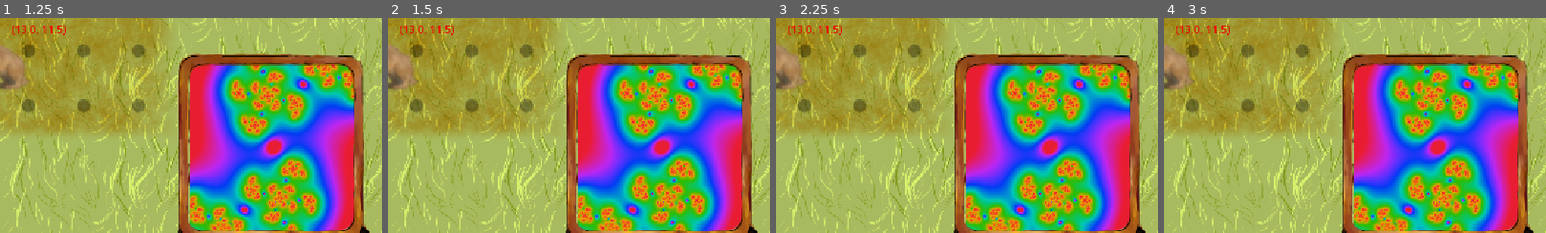
Above: before the commit, frames 1-4 (left to right).
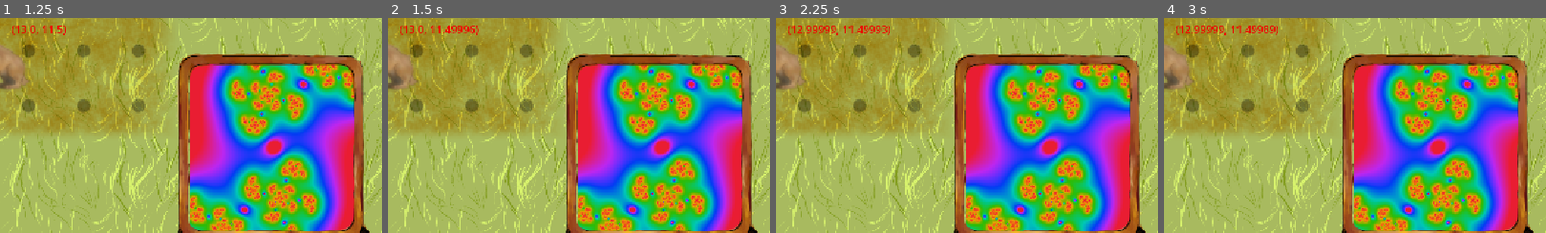
Above: after the commit, the same moments.

Repository: Wallted/ldjam-59
Game: Godot game, scene res://main.tscn
Two runs of this game, one before a commit and one after it. Both use one fixed random seed, a clock stepped at 60 frames per second and the inputs below. The engine's default icon, where the game draws it, is replaced by a stand-in: a white triangle on a blue panel in a dark square.
Inputs (mouse positions are % of the whole screen's width and height, from its top left):
- Up to frame 1 (1.25 s): click "1" at 0.5 s
- Up to frame 2 (1.5 s): click (50, 45) at 1.25 s
- Up to frame 3 (2.25 s): click (50, 45) at 2 s
- Up to frame 4 (3 s): click (50, 45) at 2.75 s
The pictures show only the part of the screen within x 50-100%, y 38-88%; the shares and areas given below are measured in that part.

Frame 1 is identical in both runs. In frame 2, 0.2% of the frame differs, in the area x 14-24%, y 3-8%; in frame 3, 0.4%; in frame 4, 0.4%, in the area x 5-30%, y 3-8%.

Commit message:
increase drag lerp speed
Signed-off-by: Grzegorz Choiński <grzegorzchoinski97@gmail.com>

Diff:
--- a/grid_animal.gd
+++ b/grid_animal.gd
@@ -4,7 +4,7 @@
 @export var zoo_space: ZooSpace
 @onready var texture_button = $TextureButton
 @onready var animated_sprite = $TextureButton/AnimatedSprite2D
-const const_lerp_catch_factor_velocity = 1.5
+const const_lerp_catch_factor_velocity = 4.5
 const _chungus_scale = 0.35
 
 var _is_pressing = false
